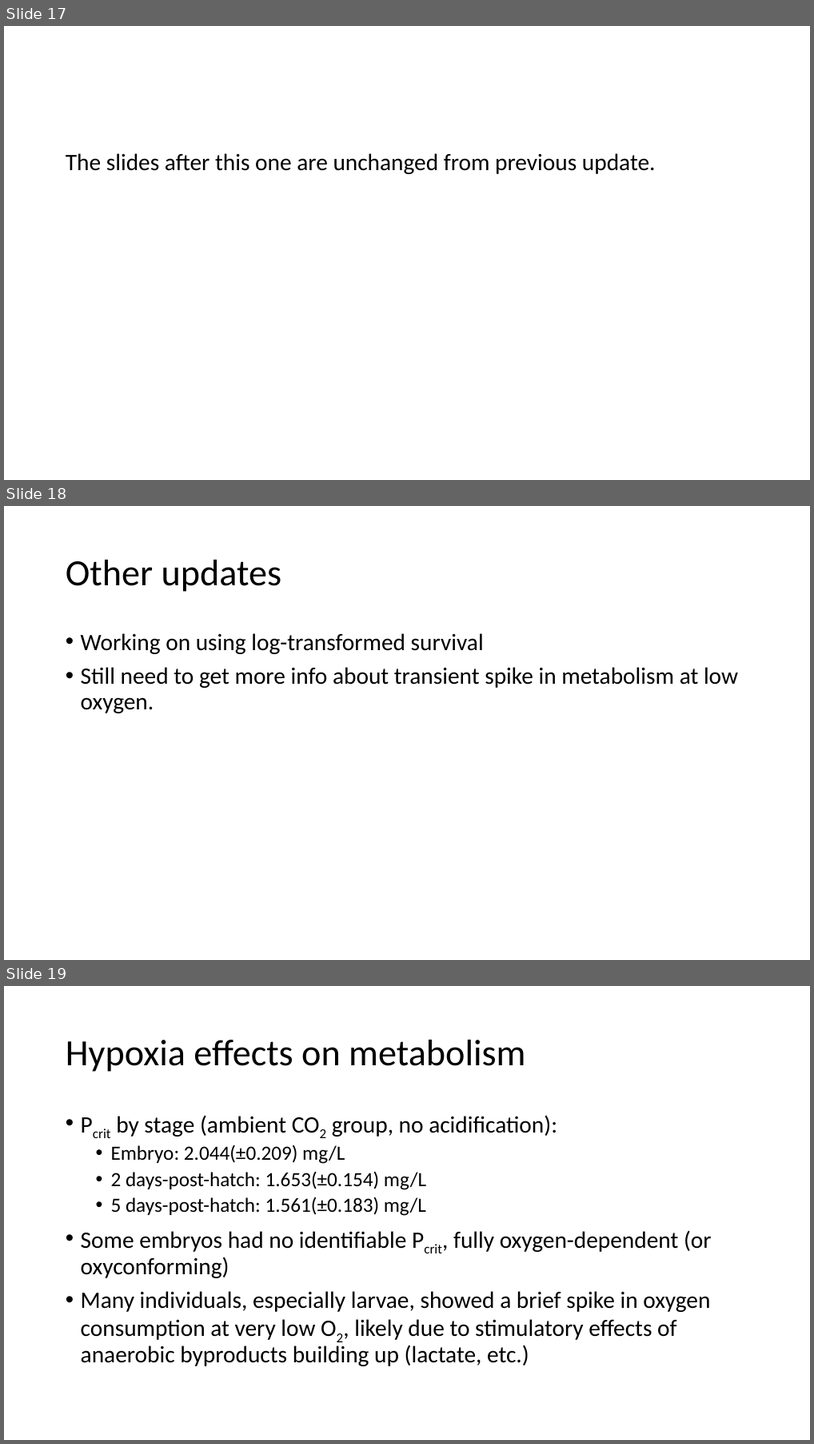
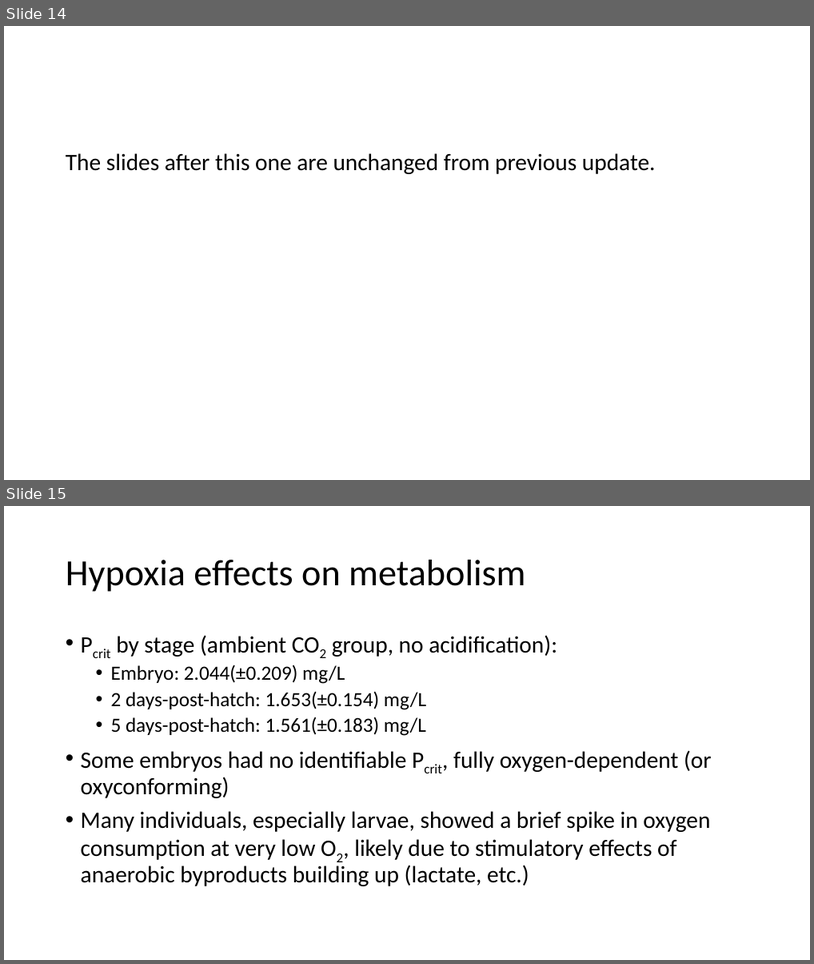
Before and after one commit to tschwemmer/MenidiaOA, a slide deck: DEBkiss results/Current version and updates.pptx. Shown one above the other, each under a label of ours: slides 17, 18 and 19 before the commit, slides 14 and 15 after it. The pictures are 814x1444 and 814x964 pixels, drawn with LibreOffice and Linux fonts; fonts in the diff are those of the drawing. Boxes give left, top, right and bottom in pixels: in the first picture for what was removed or moved away, otherwise in the second. Text is boxed around its words. In the diff, an @@ line names an element or a change of style, - is before the commit and + after.

```diff
--- a/DEBkiss results/Current version and updates.pptx
+++ b/DEBkiss results/Current version and updates.pptx
@@ slide 18 removed at box(4, 506, 810, 960), background #FFFFFF @@
@@ title removed at box(66, 560, 282, 592) @@
-Other updates
@@ text removed at box(81, 633, 738, 713) @@
-• Working on using log-transformed survival
-• Still need to get more info about transient spike in metabolism at low oxygen.
@@ what was slide 17 is now slide 14 @@
@@ what was slide 19 is now slide 15 @@
```
Also in this commit, not shown: 7 slides changed, 2 slides added, 5 other slides removed, 1 other file.
